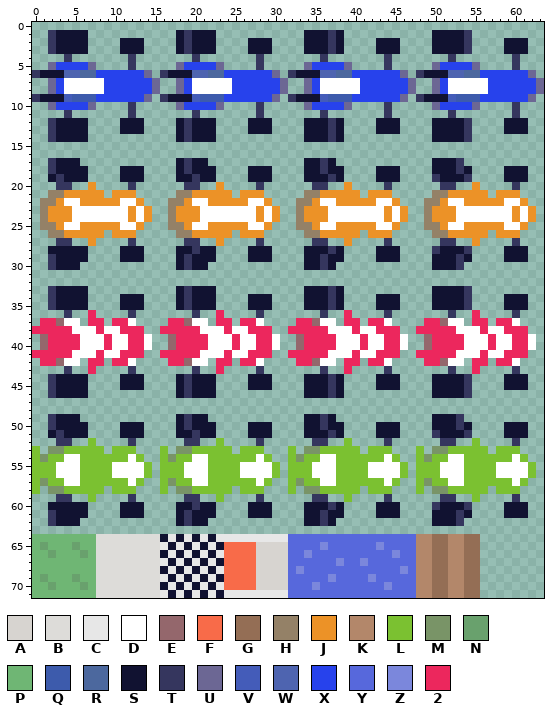
Sprite sheet -- Practice/Grand Prix/res/graphics/spritesheet.png. That is the earlier state.
The file is 64x72 pixels. Colours within 5 levels of each other are drawn and written as one.
Palette (. is transparent): A #d7d4d0  B #dddcd9  C #e7e7e7  D #ffffff  E #94676c  F #f86b49  G #946e55  H #948167  J #ec9227  K #b3876a  L #7bc131  M #799467  N #69a16d  P #6fb674  Q #3d5bac  R #4c689e  S #111231  T #35365e  U #6c6794  V #445cb9  W #4e64b0  X #2742ec  Y #5768dc  Z #7b87dc  2 #ec275d
Pixels before (only the part around the change), first column x 0:
51 ..STSSS....SSS....SSTSS....SSS....SSSTS....SSS
52 ...TT..L....T......TT..L....T......TT..L....T.
53 L.MMLLLLL.LLL...L.MMLLLLL.LLL...L.MMLLLLL.LLL.
54 LMLLDDLLLLLLDL..LMLLDDLLLLLLDL..LMLLDDLLLLLLDL
55 LLLDDDLLLLDDDDL.LLLDDDLLLLDDDDL.LLLDDDLLLLDDDD
56 LLLDDDLLLLDDDDL.LLLDDDLLLLDDDDL.LLLDDDLLLLDDDD
57 LMLLDDLLLLLLDL..LMLLDDLLLLLLDL..LMLLDDLLLLLLDL
58 L.MMLLLLL.LLL...L.MMLLLLL.LLL...L.MMLLLLL.LLL.
59 ...TT..L....T......TT..L....T......TT..L....T.
60 ..SSSSS....SSS....SSTSS....SSS....SSSTS....SSS
61 ..TSSSS....SSS....STSSS....SSS....SSTSS....SSS
62 ..TSSS............STSS............SSTS........
63 ..............................................
64 PPPPPPPPBBBBBBBBSCSCSCSCCCCCCCCCYYYYYYYYYYYYYY
65 PNPPPNPPBBBBBBBBCSCSCSCSFFFFAAAAYYYYZYYYYYYZYY
66 PPNPPPNPBBBBBBBBSCSCSCSCFFFFAAAAYYZYYYYYYYYYYZ
67 PPPPPPPPBBBBBBBBCSCSCSCSFFFFAAAAYYYYYYZYYZYYYY
68 PPPPPPPPBBBBBBBBSCSCSCSCFFFFAAAAYZYYYYYYYYYYYY
69 PNPPPNPPBBBBBBBBCSCSCSCSFFFFAAAAYYYYYZYYYYZYYY
70 PPNPPPNPBBBBBBBBSCSCSCSCFFFFAAAAYYYZYYYYYYYYZY
71 PPPPPPPPBBBBBBBBCSCSCSCSCCCCCCCCYYYYYYYYYYYYYY
Now the later version:
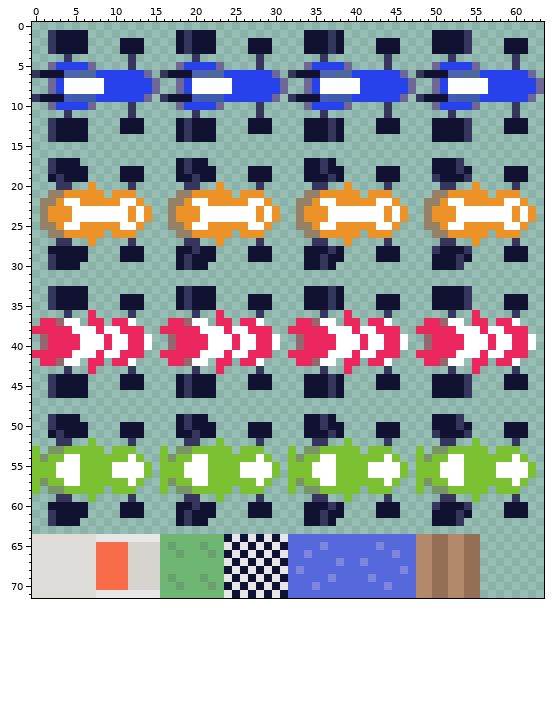
From old to new:
Colour B gives way to colour A in rows 65 to 70 at x 12 to 15.
Colour N gives way to colour B in row 65 at x 1 and 5; in row 66 at x 2 and 6; in row 69 at x 1 and 5; in row 70 at x 2 and 6.
Colour P gives way to colour B in row 64 at x 0 to 7; in row 65 at x 0, 2 to 4 and 6 to 7; in row 66 at x 0 to 1, 3 to 5 and 7; in rows 67 to 68 at x 0 to 7; in row 69 at x 0, 2 to 4 and 6 to 7; in row 70 at x 0 to 1, 3 to 5 and 7.
Colour P gives way to colour B in row 71 at x 0 to 7.
Colour A gives way to colour C in row 65 at x 28 and 30; in row 66 at x 29 and 31; in row 67 at x 28 and 30; in row 68 at x 29 and 31; in row 69 at x 28 and 30; in row 70 at x 29 and 31.
Colour B gives way to colour C in row 64 at x 8 to 15; in row 71 at x 8 to 15.
Colour F gives way to colour C in row 65 at x 24 and 26; in row 66 at x 25 and 27; in row 67 at x 24 and 26; in row 68 at x 25 and 27; in row 69 at x 24 and 26; in row 70 at x 25 and 27.
Colour B gives way to colour F in rows 65 to 70 at x 8 to 11.
Colour S gives way to colour N in row 65 at x 17 and 21; in row 66 at x 18 and 22; in row 69 at x 17 and 21; in row 70 at x 18 and 22.
Colour C gives way to colour P in row 64 at x 17, 19, 21 and 23; in row 65 at x 16, 18, 20 and 22; in row 66 at x 17, 19, 21 and 23; in row 67 at x 16, 18, 20 and 22; in row 68 at x 17, 19, 21 and 23; in row 69 at x 16, 18, 20 and 22.
Colour C gives way to colour P in row 70 at x 17, 19, 21 and 23; in row 71 at x 16, 18, 20 and 22.
Colour S gives way to colour P in row 64 at x 16, 18, 20 and 22; in row 65 at x 19 and 23; in row 66 at x 16 and 20; in row 67 at x 17, 19, 21 and 23; in row 68 at x 16, 18, 20 and 22; in row 69 at x 19 and 23.
Colour S gives way to colour P in row 70 at x 16 and 20; in row 71 at x 17, 19, 21 and 23.
Colour A gives way to colour S in row 65 at x 29 and 31; in row 66 at x 28 and 30; in row 67 at x 29 and 31; in row 68 at x 28 and 30; in row 69 at x 29 and 31; in row 70 at x 28 and 30.
Colour C gives way to colour S in row 64 at x 24, 26, 28 and 30; in row 71 at x 25, 27, 29 and 31.
Colour F gives way to colour S in row 65 at x 25 and 27; in row 66 at x 24 and 26; in row 67 at x 25 and 27; in row 68 at x 24 and 26; in row 69 at x 25 and 27; in row 70 at x 24 and 26.
Changed places in both pictures, as pixel boxes (x1, y1, x2, y2):
changed: (32, 534, 288, 598)
